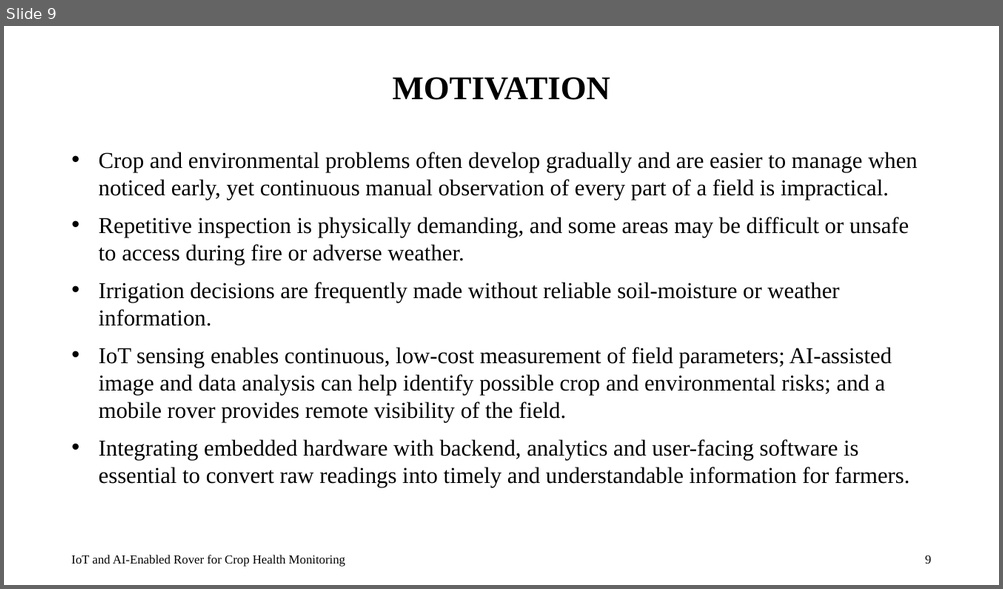
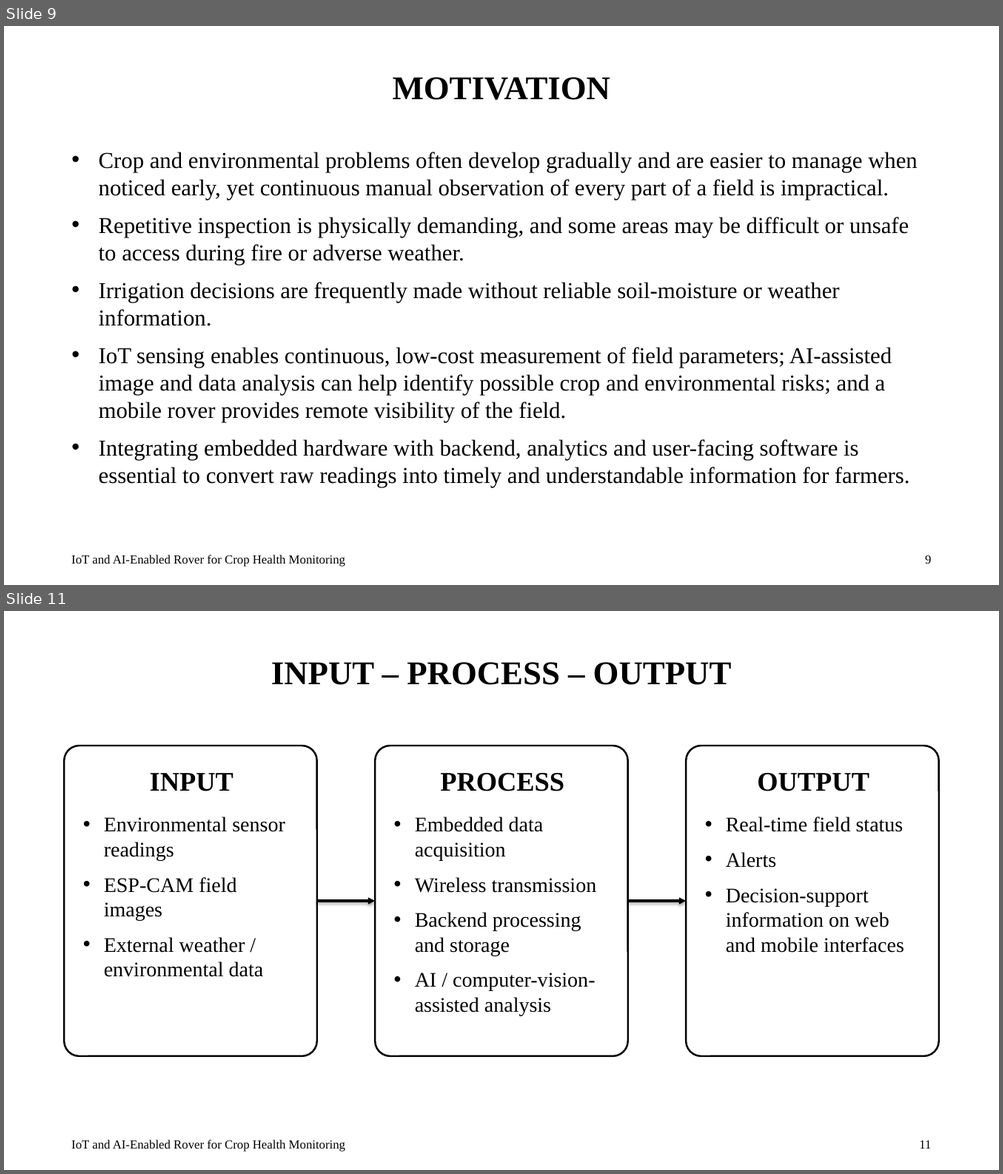
Before and after one commit to shreymusician/mini-project, a slide deck: presentation/Final PPT.pptx. Shown one above the other, each under a label of ours: slide 9 before the commit, slides 9 and 11 after it; the slides between them are not shown. The pictures are 1003x589 and 1003x1174 pixels, drawn with LibreOffice and Linux fonts; fonts in the diff are those of the drawing. Boxes give left, top, right and bottom in pixels: in the first picture for what was removed or moved away, otherwise in the second. Text is boxed around its words. In the diff, an @@ line names an element or a change of style, - is before the commit and + after.

```diff
--- a/presentation/Final PPT.pptx
+++ b/presentation/Final PPT.pptx
@@ slide 11 added at (4,611,999,1170), background #FFFFFF @@
@@ title added at (271,662,731,685), 32 pt, text #000000, bold @@
+INPUT – PROCESS – OUTPUT
@@ group added at (65,746,939,1057): 3 rounded rectangles, 2 arrows @@
+INPUT
+• Environmental sensor readings
+• ESP-CAM field images
+• External weather / environmental data
+PROCESS
+• Embedded data acquisition
+• Wireless transmission
+• Backend processing and storage
+• AI / computer-vision-assisted analysis
+OUTPUT
+• Real-time field status
+• Alerts
+• Decision-support information on web and mobile interfaces
@@ text added at (71,1140,345,1152), 12 pt, text #000000 @@
+IoT and AI-Enabled Rover for Crop Health Monitoring
@@ page number added at (919,1141,930,1149), 12 pt, text #000000 @@
+11
```
Also in this commit, not shown: 1 other slide added.
